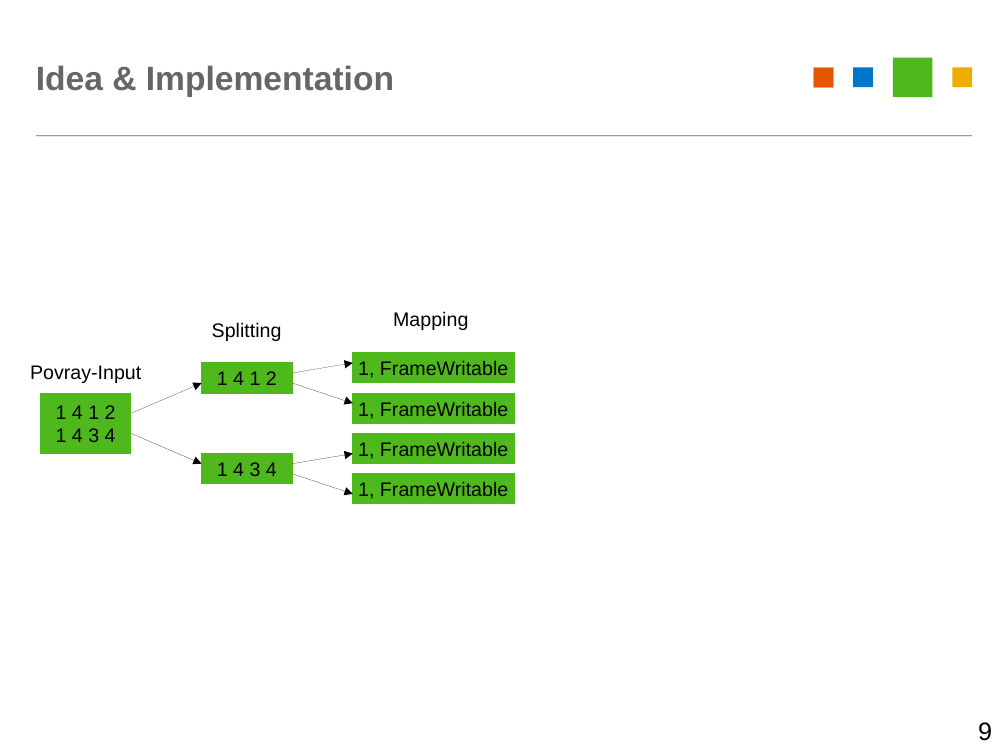
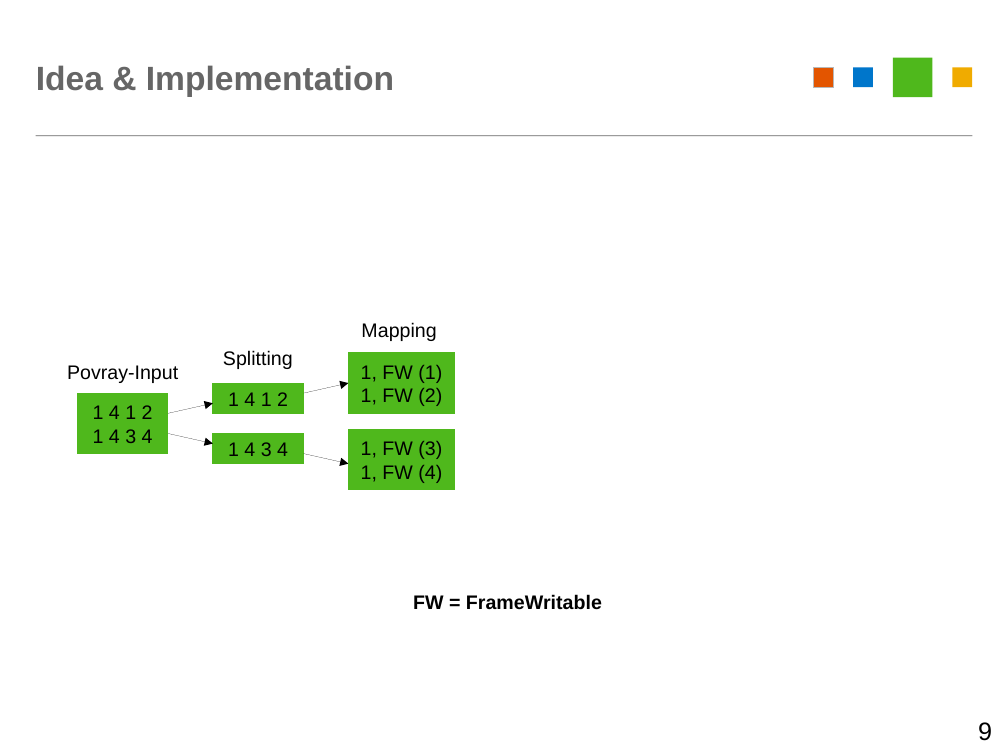
Before and after one commit to YarnSeemannsgarn/University_Innsbruck-Advanced_Distributed_and_Parallel_Systems-Homework_8, a slide deck: slide 9 of docs/presentation/map-reduce-povray.odp. Drawn at 1008x756 pixels with LibreOffice and Linux fonts; fonts in the diff are those of the drawing. Boxes give left, top, right and bottom in pixels: in the first picture for what was removed or moved away, otherwise in the second. Text is boxed around its words. In the diff, an @@ line names an element or a change of style, - is before the commit and + after.

```diff
--- a/docs/presentation/map-reduce-povray.odp
+++ b/docs/presentation/map-reduce-povray.odp
@@ text "Mapping": place and size @@
-text "Mapping" at (393,311,468,330)
+text "Mapping" at (361,322,436,341)
@@ text "Mapping" at (361,322,436,341): alignment left to centre @@
@@ text "Povray-Input": place and size @@
-text "Povray-Input" at (30,365,141,383)
+text "Povray-Input" at (67,365,178,383)
@@ text "Splitting": place and size @@
-text "Splitting" at (212,322,282,341)
+text "Splitting" at (223,350,293,369)
@@ rectangle "1, FW (1)": place and size @@
-rectangle "1, FW (1)" at (353,433,514,464)
+rectangle "1, FW (1)" at (349,353,456,413)
@@ rectangle removed at (353,353,514,383) @@
-1, FrameWritable
@@ rectangle "1 4 1 2": place and size @@
-rectangle "1 4 1 2" at (202,363,292,393)
+rectangle "1 4 1 2" at (213,383,303,413)
@@ arrow removed from (292, 383) to (353, 403) @@
@@ arrow moved from (292, 373) - (353, 363) to (303, 393) - (349, 383) @@
@@ text in rectangle at (361,364,442,406): text changed @@
-1, FrameWritable
+1, FW (1)
+1, FW (2)
@@ rectangle "1 4 1 2": place and size @@
-rectangle "1 4 1 2" at (40,393,131,454)
+rectangle "1 4 1 2" at (78,393,168,454)
@@ arrow moved from (131, 433) - (202, 464) to (168, 413) - (213, 403) @@
@@ rectangle removed at (353,393,514,423) @@
-1, FrameWritable
@@ arrow moved from (131, 413) - (202, 383) to (168, 433) - (213, 444) @@
@@ rectangle "1 4 3 4": place and size @@
-rectangle "1 4 3 4" at (202,454,292,484)
+rectangle "1 4 3 4" at (213,433,303,464)
@@ rectangle "1, FW (3)": place and size @@
-rectangle "1, FW (3)" at (353,474,514,504)
+rectangle "1, FW (3)" at (349,429,456,490)
@@ text in rectangle at (361,440,442,483): text changed @@
-1, FrameWritable
+1, FW (3)
+1, FW (4)
@@ arrow removed from (292, 474) to (353, 494) @@
@@ arrow moved from (292, 464) - (353, 454) to (303, 454) - (349, 464) @@
@@ text added at (413,594,602,610), 14 pt, text #000000, bold @@
+FW = FrameWritable
```
Also in this commit, not shown: 4 other slides changed, 1 slide added, 1 other file.
